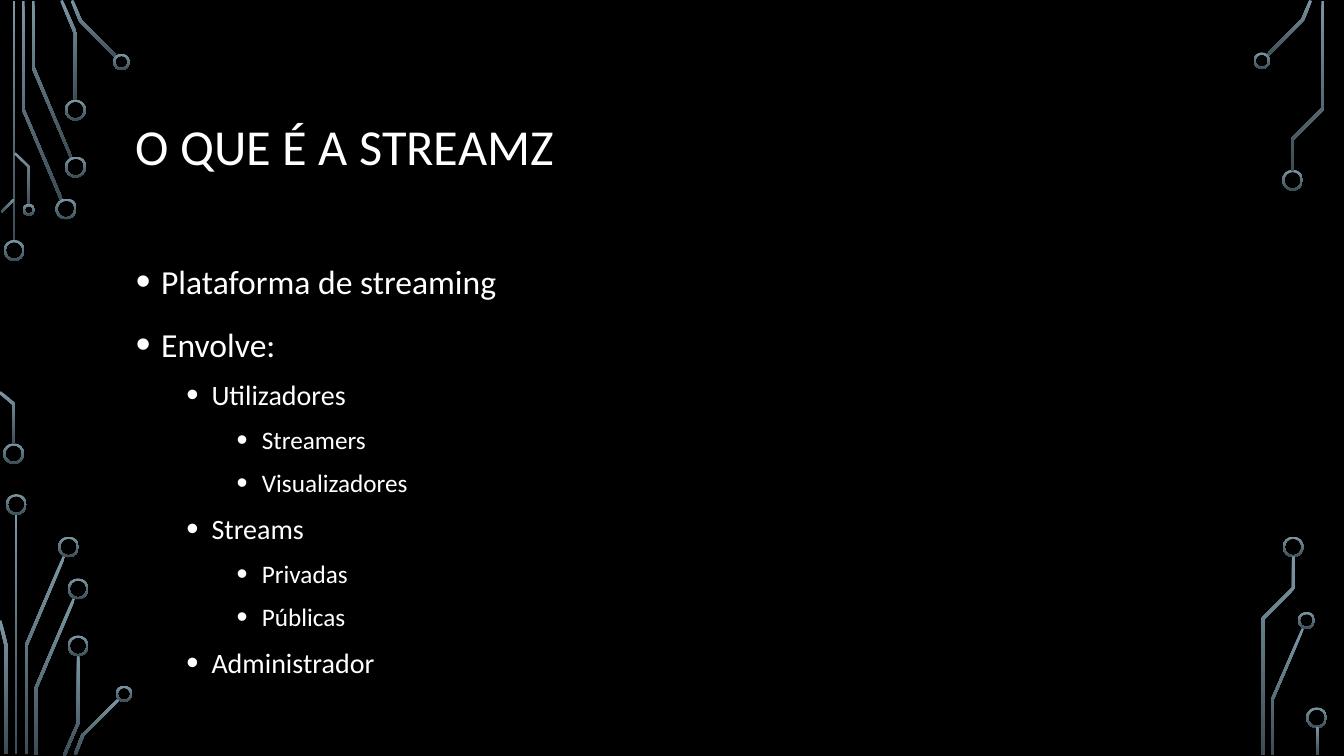
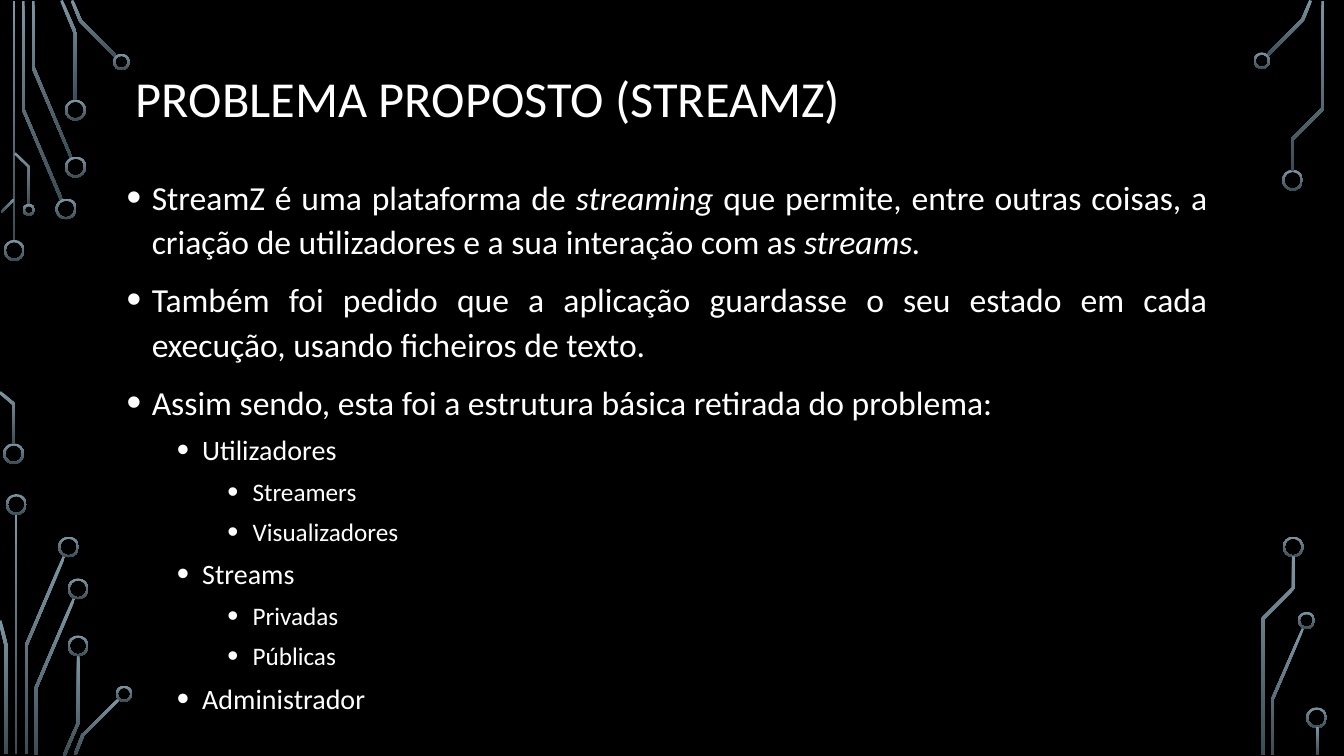
Before and after one commit to BrunoRosendo/StreamZ-AEDA-proj-, a slide deck: slide 2 of StreamZ.pptx. Drawn at 1344x756 pixels with LibreOffice and Linux fonts; fonts in the diff are those of the drawing; background and template pictures are left out. Boxes give left, top, right and bottom in pixels: in the first picture for what was removed or moved away, otherwise in the second. Text is boxed around its words. In the diff, an @@ line names an element or a change of style, - is before the commit and + after.

```diff
--- a/StreamZ.pptx
+++ b/StreamZ.pptx
@@ title at bbox=[136, 80, 840, 124]: text changed @@
-O QUE É A STREAMZ
+PROBLEMA PROPOSTO (STREAMZ)
@@ text "StreamZ é uma plataforma de ...": place and size @@
-text "StreamZ é uma plataforma de ..." at bbox=[161, 270, 496, 674]
+text "StreamZ é uma plataforma de ..." at bbox=[152, 186, 1207, 710]
@@ text at bbox=[152, 186, 1207, 421]: text changed @@
-• Plataforma de streaming
-• Envolve:
+• StreamZ é uma plataforma de streaming que permite, entre outras coisas, a criação de utilizadores e a sua interação com as streams.
+• Também foi pedido que a aplicação guardasse o seu estado em cada execução, usando ficheiros de texto.
+• Assim sendo, esta foi a estrutura básica retirada do problema:
@@ text at bbox=[202, 440, 399, 710]: line spacing 1.2 to 1.1 @@
```
Also in this commit, not shown: 12 other slides changed, 3 slides added, 7 slides removed.
